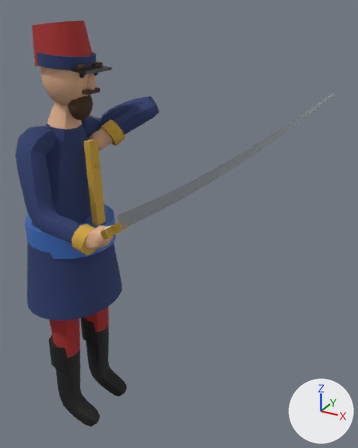
A saved change to the glTF model models/era2/yevropa2_otliq.glb.
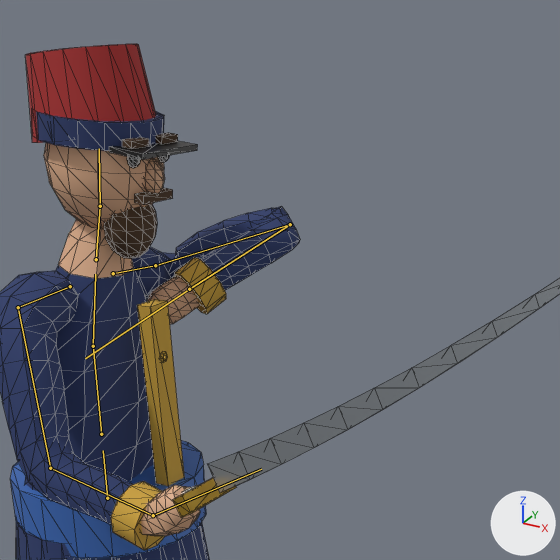
Each version appears first whole from a camera (50 mm lens) standing at (1.345, -1.508, 1.825) and looking at (0.464, 0.093, 1.024), and next in a close-up on the part from 6% to 78% of the width and 0% to 58% of the height. The lights are fixed; the arrows at lower right show +X, +Y and +Z. The first two pictures are the older version. Both versions are drawn at frame 24 of the action 'Block'; the numbers are the values there. The bones that change, and the others that lie on the model, are drawn over the model as lines in the close-ups. The close-ups show mesh edges as thin lines.

In view in the first close-up: 'Body', 'Sword'.
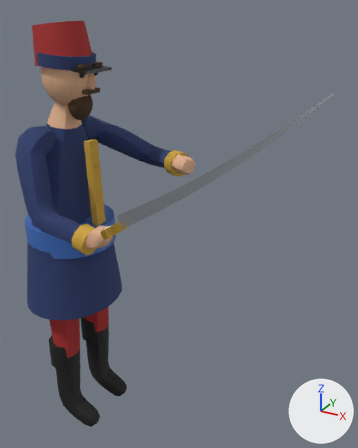
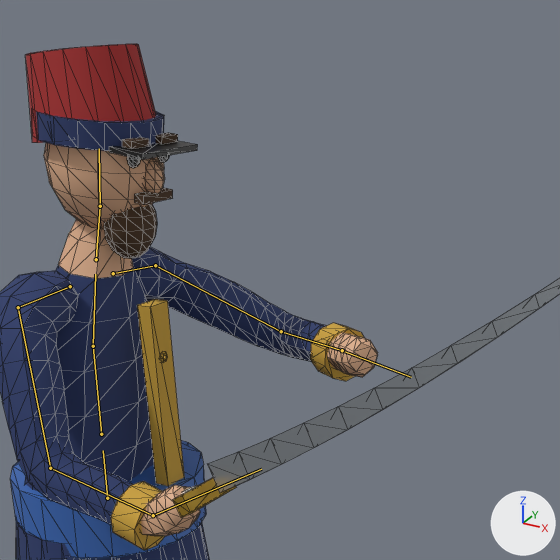
Pixel boxes [x1, y1, x2, y2] of what changed, in the close-ups (560 x 560 px):
'Body', posed
    before: [0, 44, 300, 560]
    after: [0, 44, 378, 560]
bone 'UpperArm.L', root to tip
    before: (155, 265) to (290, 224)
    after: (155, 265) to (281, 331)
bone 'ForeArm.L', root to tip
    before: (290, 224) to (189, 289)
    after: (281, 331) to (342, 350)

The change in detail:
Bone 'UpperArm.L' (bone_upperarm_l) turns from (34, -7, -115) to (17, -7, -67) degrees about its own x, y and z.
Bone 'ForeArm.L' (bone_forearm_l) turns from (-136, -54, -47) to (-45, 28, -65) degrees about its own x, y and z.
